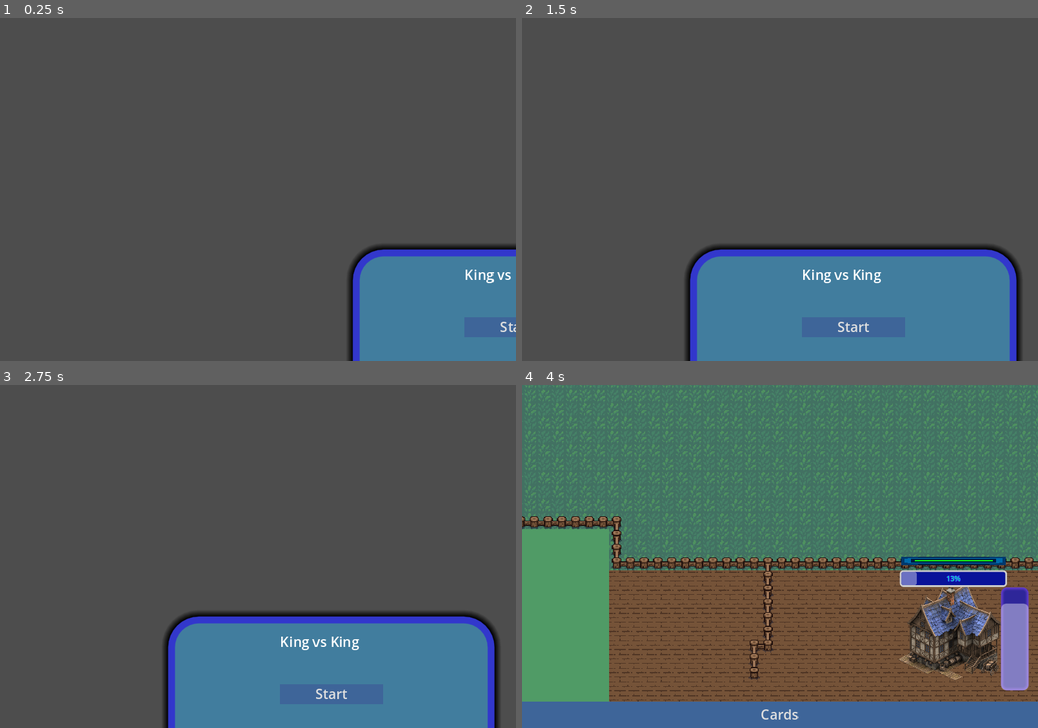
Above: before the commit, frames 1-4 (two rows, left to right).
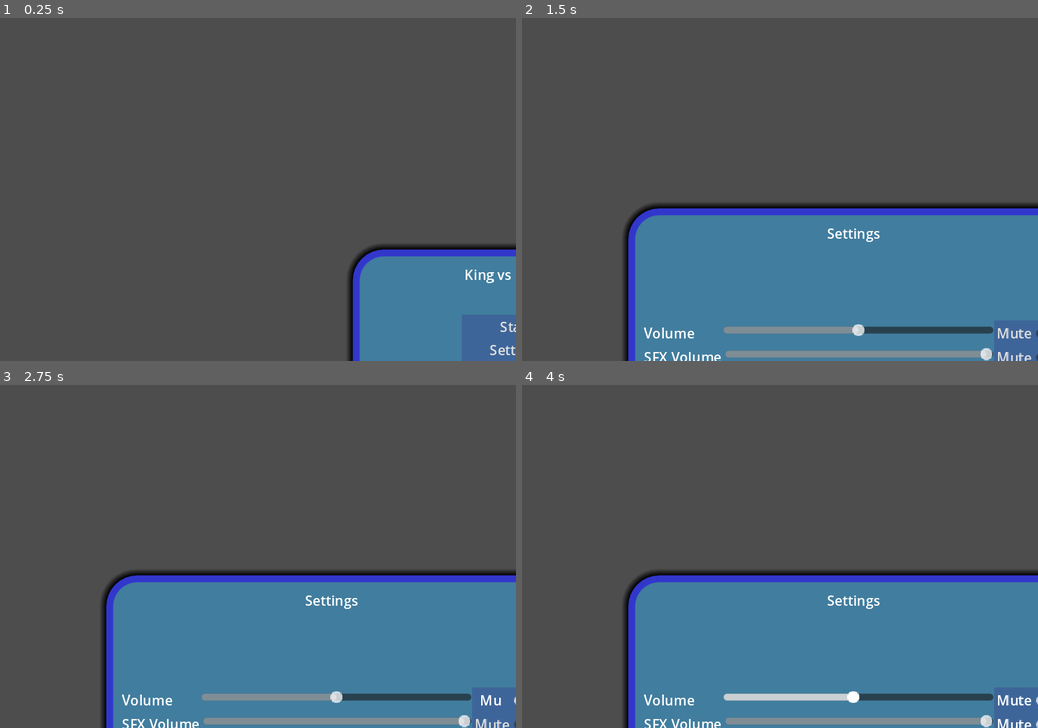
Above: after the commit, the same moments.

Repository: SiTOTG/KingVsKing
Game: Godot game, scene res://main_menu/main_menu.tscn
Two runs of this game, one before a commit and one after it. Both use one fixed random seed, a clock stepped at 60 frames per second and the inputs below.
Inputs (mouse positions are in pixels of both pictures, inside the frame that each line leads up to):
- Up to frame 1 (0.25 s): no input
- Up to frame 2 (1.5 s): tap Enter at 0.5 s; move the mouse to (893, 172) at 0.52 s; hold Right (ui_right) 0.53-1.25 s; tap Middle mouse button (drag) at 0.6 s; click (893, 172) at 0.67 s; click (857, 350) at 1.25 s, where only the run after the commit has a clickable "Settings"
- Up to frame 3 (2.75 s): click (505, 700) at 2 s, where only the run after the commit has a clickable "Mute"
- Up to frame 4 (4 s): click (1027, 724) at 2.75 s, where only the run after the commit has a clickable "Mute"; click "Start" at 3.5 s

The runs differ from the first frame. In frame 1, less than 0.1% of the frame differs, in the area x 95-100%, y 95-99%; in frame 2, 21%; in frame 3, 21%; in frame 4, 95%, in the area x 0-100%, y 0-100%.
Error before the commit: Invalid call. Nonexistent function 'get_mesh' in base 'NavigationPolygon'. (res://world/world.gd:19)

Commit message:
Add BGM, sfx and settings screen
Closes #11

Diff:
--- /dev/null
+++ b/bgm.tscn
@@ -0,0 +1,8 @@
+[gd_scene load_steps=2 format=3 uid="uid://bwt5ejv6ukm7b"]
+
+[ext_resource type="AudioStream" uid="uid://wsc00huixfwh" path="res://assets/bgm/One-Bard-Band.mp3" id="1_20dqj"]
+
+[node name="BGM" type="AudioStreamPlayer"]
+stream = ExtResource("1_20dqj")
+autoplay = true
+bus = &"BGM"
--- a/creatures/footman.gd
+++ b/creatures/footman.gd
@@ -1,6 +1,7 @@
 extends Creature
 
 @onready var animation_tree: AnimationTree = $AnimationTree
+@onready var sfx = $SwordSFX
 
 func _idle():
 	animation_tree.set("parameters/Movement/current", IDLE)
@@ -10,6 +11,7 @@
 
 func _attack():
 	animation_tree.set("parameters/Attack/active", true)
+	sfx.play()
 
 func _update_direction():
 	animation_tree.set("parameters/IdleDirection/blend_position", direction)
--- a/creatures/footman.tscn
+++ b/creatures/footman.tscn
@@ -1,7 +1,8 @@
-[gd_scene load_steps=35 format=3 uid="uid://ywlcclxvc1hc"]
+[gd_scene load_steps=36 format=3 uid="uid://ywlcclxvc1hc"]
 
 [ext_resource type="PackedScene" uid="uid://c88emyaqb8i1o" path="res://creatures/creature.tscn" id="1_l3fq6"]
 [ext_resource type="Script" path="res://creatures/footman.gd" id="2_rsvk1"]
+[ext_resource type="PackedScene" uid="uid://dg4ccg2xvb2ef" path="res://creatures/sfx/attack/sword_sfx.tscn" id="3_mc2m3"]
 
 [sub_resource type="Animation" id="Animation_0p0mc"]
 resource_name = "AttackDown"
@@ -530,3 +531,5 @@
 parameters/IdleDirection/blend_position = Vector2(0.5, -1)
 parameters/MoveDirection/blend_position = Vector2(0.5, -1)
 parameters/Movement/current = 0
+
+[node name="SwordSFX" parent="." index="8" instance=ExtResource("3_mc2m3")]
--- /dev/null
+++ b/creatures/sfx/attack/sword_sfx.tscn
@@ -0,0 +1,19 @@
+[gd_scene load_steps=5 format=3 uid="uid://dg4ccg2xvb2ef"]
+
+[ext_resource type="AudioStream" uid="uid://6yyoggwfuehw" path="res://assets/sfx/attack/sword/sword1.wav" id="1_mdpu3"]
+[ext_resource type="AudioStream" uid="uid://cxfuj160a6bdo" path="res://assets/sfx/attack/sword/sword2.wav" id="2_ey2mi"]
+[ext_resource type="AudioStream" uid="uid://2ly7pt56i85l" path="res://assets/sfx/attack/sword/sword3.wav" id="3_eceiv"]
+
+[sub_resource type="AudioStreamRandomizer" id="AudioStreamRandomizer_oxsld"]
+streams_count = 3
+stream_0/stream = ExtResource("1_mdpu3")
+stream_0/weight = 1.0
+stream_1/stream = ExtResource("2_ey2mi")
+stream_1/weight = 1.0
+stream_2/stream = ExtResource("3_eceiv")
+stream_2/weight = 1.0
+
+[node name="SwordSFX" type="AudioStreamPlayer2D"]
+stream = SubResource("AudioStreamRandomizer_oxsld")
+volume_db = -16.877
+bus = &"SFX"
--- a/creatures/skeleton.tscn
+++ b/creatures/skeleton.tscn
@@ -1,9 +1,10 @@
-[gd_scene load_steps=25 format=3 uid="uid://b77yrfd22bqbp"]
+[gd_scene load_steps=26 format=3 uid="uid://b77yrfd22bqbp"]
 
 [ext_resource type="PackedScene" uid="uid://c88emyaqb8i1o" path="res://creatures/creature.tscn" id="1_w8qxl"]
 [ext_resource type="Texture2D" uid="uid://bjnxiu7eutrg3" path="res://assets/placeholder/sprites/characters/skeleton.png" id="2_qirmw"]
 [ext_resource type="Script" path="res://creatures/skeleton.gd" id="2_v6mvk"]
 [ext_resource type="Resource" uid="uid://biumvnw48htm3" path="res://creatures/skeleton_stats.tres" id="3_frlx6"]
+[ext_resource type="PackedScene" uid="uid://dg4ccg2xvb2ef" path="res://creatures/sfx/attack/sword_sfx.tscn" id="5_0tsuv"]
 
 [sub_resource type="Animation" id="Animation_k0s5x"]
 resource_name = "AttackLeft"
@@ -385,3 +386,5 @@
 parameters/IdleDirection/blend_position = 1.0
 parameters/MoveState/current = 0
 parameters/WalkDirection/blend_position = 1.0
+
+[node name="SwordSFX" parent="." index="8" instance=ExtResource("5_0tsuv")]
--- /dev/null
+++ b/default_bus_layout.tres
@@ -0,0 +1,16 @@
+[gd_resource type="AudioBusLayout" format=3 uid="uid://bxdsnu8pbp838"]
+
+[resource]
+bus/0/volume_db = -21.0931
+bus/1/name = &"SFX"
+bus/1/solo = false
+bus/1/mute = false
+bus/1/bypass_fx = false
+bus/1/volume_db = -10.9863
+bus/1/send = &"Master"
+bus/2/name = &"BGM"
+bus/2/solo = false
+bus/2/mute = false
+bus/2/bypass_fx = false
+bus/2/volume_db = 0.0
+bus/2/send = &"Master"
--- a/default_theme.tres
+++ b/default_theme.tres
@@ -1,9 +1,13 @@
-[gd_resource type="Theme" load_steps=10 format=3 uid="uid://cp4mrnacmhcin"]
+[gd_resource type="Theme" load_steps=5 format=3 uid="uid://cp4mrnacmhcin"]
 
-[sub_resource type="StyleBoxFlat" id="StyleBoxFlat_1jelt"]
+[sub_resource type="StyleBoxFlat" id="StyleBoxFlat_1xbkg"]
 bg_color = Color(0.243137, 0.396078, 0.6, 1)
+expand_margin_left = 3.0
+expand_margin_top = 3.0
+expand_margin_right = 3.0
+expand_margin_bottom = 3.0
 
-[sub_resource type="StyleBoxFlat" id="StyleBoxFlat_y7lhp"]
+[sub_resource type="StyleBoxFlat" id="StyleBoxFlat_u1h45"]
 bg_color = Color(0.180392, 0.14902, 0.6, 1)
 border_width_left = 4
 border_width_top = 4
@@ -16,46 +20,7 @@
 corner_radius_bottom_right = 6
 corner_radius_bottom_left = 6
 
-[sub_resource type="Gradient" id="Gradient_1p77c"]
-offsets = PackedFloat32Array(0.0745921, 0.400932, 0.748252)
-colors = PackedColorArray(0, 0, 0, 1, 0.246094, 0.246094, 0.246094, 1, 1, 1, 1, 1)
-
-[sub_resource type="GradientTexture1D" id="GradientTexture1D_byftc"]
-gradient = SubResource("Gradient_1p77c")
-
-[sub_resource type="StyleBoxFlat" id="StyleBoxFlat_ph441"]
-bg_color = Color(0.14902, 0.305882, 0.6, 1)
-border_width_left = 3
-border_width_top = 3
-border_width_right = 2
-border_width_bottom = 3
-corner_radius_top_left = 7
-corner_radius_top_right = 7
-corner_radius_bottom_right = 7
-corner_radius_bottom_left = 7
-corner_detail = 12
-expand_margin_top = 9.0
-expand_margin_bottom = 9.0
-
-[sub_resource type="StyleBoxFlat" id="StyleBoxFlat_d6xwd"]
-bg_color = Color(0.25098, 0.501961, 0.721569, 0.960784)
-border_width_left = 3
-border_width_top = 3
-border_width_right = 2
-border_width_bottom = 3
-corner_radius_top_left = 7
-corner_radius_top_right = 7
-corner_radius_bottom_right = 7
-corner_radius_bottom_left = 7
-corner_detail = 12
-expand_margin_top = 9.0
-expand_margin_bottom = 9.0
-
-[sub_resource type="StyleBoxFlat" id="StyleBoxFlat_32u78"]
-bg_color = Color(0.6, 0.0509804, 0.0980392, 1)
-border_color = Color(0.8, 0.333333, 0.435294, 1)
-
-[sub_resource type="StyleBoxFlat" id="StyleBoxFlat_g8i6a"]
+[sub_resource type="StyleBoxFlat" id="StyleBoxFlat_wcedd"]
 bg_color = Color(0.254902, 0.490196, 0.619608, 1)
 border_width_left = 8
 border_width_top = 8
@@ -89,22 +54,21 @@
 expand_margin_bottom = 4.0
 
 [resource]
-Button/styles/normal = SubResource("StyleBoxFlat_1jelt")
+Button/styles/focus = SubResource("StyleBoxFlat_1xbkg")
+Button/styles/hover = SubResource("StyleBoxFlat_1xbkg")
+Button/styles/normal = SubResource("StyleBoxFlat_1xbkg")
+Button/styles/pressed = SubResource("StyleBoxFlat_1xbkg")
 CardLoadProgressBar/base_type = &"ProgressBar"
 CardLoadProgressBar/colors/font_color = Color(0, 0, 0, 0)
 CardLoadProgressBar/colors/font_outline_color = Color(0, 0, 0, 0)
 CardLoadProgressBar/colors/font_shadow_color = Color(0, 0, 0, 0)
 CardLoadProgressBar/constants/outline_size = 0
-CardLoadProgressBar/styles/background = SubResource("StyleBoxFlat_y7lhp")
-HSlider/icons/tick = SubResource("GradientTexture1D_byftc")
-HSlider/styles/grabber_area = SubResource("StyleBoxFlat_ph441")
-HSlider/styles/grabber_area_highlight = SubResource("StyleBoxFlat_d6xwd")
-HSlider/styles/slider = SubResource("StyleBoxFlat_32u78")
-PanelContainer/styles/panel = SubResource("StyleBoxFlat_g8i6a")
+CardLoadProgressBar/styles/background = SubResource("StyleBoxFlat_u1h45")
+PanelContainer/styles/panel = SubResource("StyleBoxFlat_wcedd")
 ProgressBar/colors/font_color = Color(0, 0.94902, 0.666667, 1)
 ProgressBar/colors/font_outline_color = Color(0.223529, 0.137255, 1, 1)
 ProgressBar/constants/outline_size = 5
-ProgressBar/styles/background = SubResource("StyleBoxFlat_qjcog")
+ProgressBar/styles/background = SubResource("StyleBoxFlat_i1xqi")
 TitleLabel/colors/font_color = Color(0.870588, 0.443137, 0.45098, 1)
 TitleLabel/colors/font_outline_color = Color(0, 0, 0, 1)
 TitleLabel/constants/outline_size = 3
--- a/events.gd
+++ b/events.gd
@@ -4,6 +4,7 @@
 signal finish_card_activation_event()
 signal cancel_card_activation_event()
 signal confirm_card_activation_event()
+signal settings_changed_event(old_settings: Dictionary, new_settings: Dictionary)
 
 signal hover_tile_event(center_position: Vector2)
 
--- a/main_menu/main_menu.gd
+++ b/main_menu/main_menu.gd
@@ -2,3 +2,7 @@
 
 func _on_start_button_pressed():
 	get_tree().change_scene_to_file("res://world/world.tscn")
+
+
+func _on_settings_button_pressed():
+	$Settings.visible = true
--- a/main_menu/main_menu.tscn
+++ b/main_menu/main_menu.tscn
@@ -1,6 +1,7 @@
-[gd_scene load_steps=5 format=3 uid="uid://dbcfx1n6p5h0m"]
+[gd_scene load_steps=6 format=3 uid="uid://dbcfx1n6p5h0m"]
 
 [ext_resource type="Script" path="res://main_menu/main_menu.gd" id="1_m7y3b"]
+[ext_resource type="PackedScene" uid="uid://cx6j2qyk8kg43" path="res://ui/settings.tscn" id="2_0kdql"]
 
 [sub_resource type="GDScript" id="GDScript_epg62"]
 script/source = "class_name TitleLabel
@@ -23,7 +24,6 @@
 
 [node name="Camera2D" type="Camera2D" parent="."]
 anchor_mode = 0
-current = true
 
 [node name="MarginContainer" type="MarginContainer" parent="."]
 anchors_preset = -1
@@ -74,4 +74,18 @@
 button_group = SubResource("ButtonGroup_0t8qw")
 text = "Start"
 
+[node name="SettingsButton" type="Button" parent="MarginContainer/PanelContainer/MarginContainer/VBoxContainer"]
+custom_minimum_size = Vector2(120, 0)
+offset_left = 54.0
+offset_top = 123.0
+offset_right = 174.0
+offset_bottom = 146.0
+size_flags_horizontal = 4
+button_group = SubResource("ButtonGroup_0t8qw")
+text = "Settings"
+
+[node name="Settings" parent="." instance=ExtResource("2_0kdql")]
+visible = false
+
 [connection signal="pressed" from="MarginContainer/PanelContainer/MarginContainer/VBoxContainer/StartButton" to="." method="_on_start_button_pressed"]
+[connection signal="pressed" from="MarginContainer/PanelContainer/MarginContainer/VBoxContainer/SettingsButton" to="." method="_on_settings_button_pressed"]
--- a/player/spawner.gd
+++ b/player/spawner.gd
@@ -48,7 +48,7 @@
 	creature.enemy_layer = enemy_layer
 	creature.friendly_layer = friendly_layer
 	creature.tree_exited.connect(decrease_spawned)
-	get_tree().root.add_child(creature)
+	get_parent().add_child(creature)
 	spawned += 1
 
 func get_polygon() -> PackedVector2Array:
--- a/project.godot
+++ b/project.godot
@@ -110,6 +110,7 @@
 DebugCamera="*res://debug/debug_camera.tscn"
 Events="*res://events.gd"
 ReferenceStash="*res://reference_stash.gd"
+Bgm="*res://bgm.tscn"
 
 [debug]
 
--- /dev/null
+++ b/ui/settings.gd
@@ -0,0 +1,116 @@
+extends Control
+
+var settings_file = "user://settings.json"
+
+var full_load = true
+
+var settings: Dictionary = {}
+
+const default_settings = {
+	"bgm_volume": 0,
+	"master_volume": -15,
+	"mute_bgm": false,
+	"mute_master": false,
+	"mute_sfx": false,
+	"sfx_volume": 0
+}
+
+@onready var volume_value = %VolumeValue
+@onready var sfx_volume_value = %SFXVolumeValue
+@onready var mute_master = %MuteMaster
+@onready var mute_sfx = %MuteSFX
+@onready var bgm_volume_value = %BGMVolumeValue
+@onready var mute_bgm = %MuteBGM
+
+const MIN_VOLUME_MASTER = -40
+const MAX_VOLUME_MASTER = 10
+
+const MIN_VOLUME_SFX = -30
+const MAX_VOLUME_SFX = 0
+
+const MIN_VOLUME_BGM = -30
+const MAX_VOLUME_BGM = 0
+
+enum {
+	BUS_SFX
+}
+
+func _ready():
+	volume_value.min_value = MIN_VOLUME_MASTER
+	volume_value.max_value = MAX_VOLUME_MASTER
+	sfx_volume_value.min_value = MIN_VOLUME_SFX
+	sfx_volume_value.max_value = MAX_VOLUME_SFX
+	bgm_volume_value.min_value = MIN_VOLUME_BGM
+	bgm_volume_value.max_value = MAX_VOLUME_BGM
+	full_load = true
+	load_settings()
+
+func load_settings():
+	if not FileAccess.file_exists(settings_file):
+		print("Settings file not found, creating...")
+		var file: FileAccess = FileAccess.open(settings_file, FileAccess.WRITE)
+		file.store_string(JSON.stringify(default_settings, "\t"))
+		settings = default_settings.duplicate(true)
+	else:
+		var file: FileAccess = FileAccess.open(settings_file, FileAccess.READ)
+		settings = JSON.parse_string(file.get_as_text())
+
+	reset_ui()
+
+	Events.settings_changed_event.emit({}, settings)
+	full_load = false
+
+func reset_ui():
+	volume_value.value = settings.master_volume
+	mute_master.button_pressed = settings.mute_master
+	sfx_volume_value.value = settings.sfx_volume
+	mute_sfx.button_pressed = settings.mute_sfx
+	bgm_volume_value.value = settings.bgm_volume
+	mute_bgm.button_pressed = settings.mute_bgm
+
+func _on_apply_button_pressed():
+	var old_settings = settings.duplicate(true)
+	settings.master_volume = volume_value.value
+	settings.mute_master = mute_master.button_pressed
+	settings.sfx_volume = sfx_volume_value.value
+	settings.mute_sfx = mute_sfx.button_pressed
+	settings.bgm_volume = bgm_volume_value.value
+	settings.mute_bgm = mute_bgm.button_pressed
+	var file = FileAccess.open(settings_file, FileAccess.WRITE)
+	file.store_string(JSON.stringify(settings, "\t"))
+	Events.settings_changed_event.emit(old_settings, settings)
+
+func _on_reset_button_pressed():
+	load_settings()
+
+func _on_volume_value_value_changed(value):
+	AudioServer.set_bus_volume_db(AudioServer.get_bus_index("Master"), value)
+
+func _on_sfx_volume_value_value_changed(value):
+	if not full_load and not $TestSFX.playing:
+		$TestSFX.playing = true
+	AudioServer.set_bus_volume_db(AudioServer.get_bus_index("SFX"), value)
+
+func _on_bgm_volume_value_value_changed(value):
+	AudioServer.set_bus_volume_db(AudioServer.get_bus_index("BGM"), value)
+
+func _on_mute_master_toggled(button_pressed):
+	AudioServer.set_bus_mute(AudioServer.get_bus_index("Master"), button_pressed)
+
+func _on_mute_sfx_toggled(button_pressed):
+	AudioServer.set_bus_mute(AudioServer.get_bus_index("SFX"), button_pressed)
+
+func _on_mute_bgm_toggled(button_pressed):
+	AudioServer.set_bus_mute(AudioServer.get_bus_index("Master"), button_pressed)
+
+
+func _on_close_button_pressed():
+	full_load = true
+	visible = false
+	load_settings()
+
+
+func _on_button_pressed():
+	settings = default_settings.duplicate(true)
+	full_load = true
+	reset_ui()
--- /dev/null
+++ b/ui/settings.tscn
@@ -0,0 +1,168 @@
+[gd_scene load_steps=7 format=3 uid="uid://cx6j2qyk8kg43"]
+
+[ext_resource type="Script" path="res://ui/settings.gd" id="1_3qus1"]
+[ext_resource type="AudioStream" uid="uid://6yyoggwfuehw" path="res://assets/sfx/attack/sword/sword1.wav" id="2_a8no0"]
+[ext_resource type="AudioStream" uid="uid://cxfuj160a6bdo" path="res://assets/sfx/attack/sword/sword2.wav" id="3_3dig6"]
+[ext_resource type="AudioStream" uid="uid://2ly7pt56i85l" path="res://assets/sfx/attack/sword/sword3.wav" id="4_jog2s"]
+
+[sub_resource type="GDScript" id="GDScript_sivvx"]
+script/source = "class_name TitleLabel
+extends Label
+
+"
+
+[sub_resource type="AudioStreamRandomizer" id="AudioStreamRandomizer_jjahm"]
+streams_count = 3
+random_pitch = 1.0
+random_volume_offset_db = 0.0
+stream_0/stream = ExtResource("2_a8no0")
+stream_0/weight = 1.0
+stream_1/stream = ExtResource("3_3dig6")
+stream_1/weight = 1.0
+stream_2/stream = ExtResource("4_jog2s")
+stream_2/weight = 1.0
+
+[node name="Settings" type="Control"]
+layout_mode = 3
+anchors_preset = 15
+anchor_right = 1.0
+anchor_bottom = 1.0
+grow_horizontal = 2
+grow_vertical = 2
+script = ExtResource("1_3qus1")
+
+[node name="Camera2D" type="Camera2D" parent="."]
+anchor_mode = 0
+current = true
+
+[node name="MarginContainer" type="MarginContainer" parent="."]
+layout_mode = 1
+anchors_preset = -1
+anchor_left = 0.2
+anchor_top = 0.2
+anchor_right = 0.8
+anchor_bottom = 0.8
+offset_left = -72.0
+offset_top = -48.0
+offset_right = 72.0
+offset_bottom = 48.0
+grow_horizontal = 2
+grow_vertical = 2
+
+[node name="PanelContainer" type="PanelContainer" parent="MarginContainer"]
+layout_mode = 2
+
+[node name="CenterContainer" type="CenterContainer" parent="MarginContainer/PanelContainer"]
+layout_mode = 2
+size_flags_vertical = 0
+
+[node name="Label" type="Label" parent="MarginContainer/PanelContainer/CenterContainer"]
+layout_mode = 2
+theme_type_variation = &"TitleLabel"
+text = "Settings"
+script = SubResource("GDScript_sivvx")
+
+[node name="VBoxContainer" type="VBoxContainer" parent="MarginContainer/PanelContainer"]
+layout_mode = 2
+size_flags_vertical = 4
+
+[node name="VolumeField" type="HBoxContainer" parent="MarginContainer/PanelContainer/VBoxContainer"]
+layout_mode = 2
+
+[node name="Label" type="Label" parent="MarginContainer/PanelContainer/VBoxContainer/VolumeField"]
+layout_mode = 2
+size_flags_horizontal = 3
+text = "Volume"
+
+[node name="VolumeValue" type="HSlider" parent="MarginContainer/PanelContainer/VBoxContainer/VolumeField"]
+unique_name_in_owner = true
+layout_mode = 2
+size_flags_horizontal = 3
+size_flags_stretch_ratio = 3.5
+
+[node name="MuteMaster" type="CheckButton" parent="MarginContainer/PanelContainer/VBoxContainer/VolumeField"]
+unique_name_in_owner = true
+layout_mode = 2
+text = "Mute"
+
+[node name="SFXVolumeField" type="HBoxContainer" parent="MarginContainer/PanelContainer/VBoxContainer"]
+layout_mode = 2
+
+[node name="Label" type="Label" parent="MarginContainer/PanelContainer/VBoxContainer/SFXVolumeField"]
+layout_mode = 2
+size_flags_horizontal = 3
+text = "SFX Volume"
+
+[node name="SFXVolumeValue" type="HSlider" parent="MarginContainer/PanelContainer/VBoxContainer/SFXVolumeField"]
+unique_name_in_owner = true
+layout_mode = 2
+size_flags_horizontal = 3
+size_flags_stretch_ratio = 3.5
+
+[node name="MuteSFX" type="CheckButton" parent="MarginContainer/PanelContainer/VBoxContainer/SFXVolumeField"]
+unique_name_in_owner = true
+layout_mode = 2
+text = "Mute"
+
+[node name="BGMVolumeField2" type="HBoxContainer" parent="MarginContainer/PanelContainer/VBoxContainer"]
+layout_mode = 2
+
+[node name="Label" type="Label" parent="MarginContainer/PanelContainer/VBoxContainer/BGMVolumeField2"]
+layout_mode = 2
+size_flags_horizontal = 3
+text = "BGM Volume"
+
+[node name="BGMVolumeValue" type="HSlider" parent="MarginContainer/PanelContainer/VBoxContainer/BGMVolumeField2"]
+unique_name_in_owner = true
+layout_mode = 2
+size_flags_horizontal = 3
+size_flags_stretch_ratio = 3.5
+
+[node name="MuteBGM" type="CheckButton" parent="MarginContainer/PanelContainer/VBoxContainer/BGMVolumeField2"]
+unique_name_in_owner = true
+layout_mode = 2
+text = "Mute"
+
+[node name="ButtonsMarginContainer" type="MarginContainer" parent="MarginContainer"]
+layout_mode = 2
+size_flags_horizontal = 8
+size_flags_vertical = 8
+theme_override_constants/margin_right = 19
+theme_override_constants/margin_bottom = 13
+
+[node name="HBoxContainer" type="HBoxContainer" parent="MarginContainer/ButtonsMarginContainer"]
+layout_mode = 2
+theme_override_constants/separation = 11
+
+[node name="ApplyButton" type="Button" parent="MarginContainer/ButtonsMarginContainer/HBoxContainer"]
+layout_mode = 2
+size_flags_horizontal = 3
+text = "Apply"
+
+[node name="CloseButton" type="Button" parent="MarginContainer/ButtonsMarginContainer/HBoxContainer"]
+layout_mode = 2
+size_flags_horizontal = 3
+text = "Close"
+
+[node name="ResetButton" type="Button" parent="MarginContainer/ButtonsMarginContainer/HBoxContainer"]
+layout_mode = 2
+text = "Restore"
+
+[node name="Button" type="Button" parent="MarginContainer/ButtonsMarginContainer/HBoxContainer"]
+layout_mode = 2
+text = "Default"
+
+[node name="TestSFX" type="AudioStreamPlayer" parent="."]
+stream = SubResource("AudioStreamRandomizer_jjahm")
+bus = &"SFX"
+
+[connection signal="value_changed" from="MarginContainer/PanelContainer/VBoxContainer/VolumeField/VolumeValue" to="." method="_on_volume_value_value_changed"]
+[connection signal="toggled" from="MarginContainer/PanelContainer/VBoxContainer/VolumeField/MuteMaster" to="." method="_on_mute_master_toggled"]
+[connection signal="value_changed" from="MarginContainer/PanelContainer/VBoxContainer/SFXVolumeField/SFXVolumeValue" to="." method="_on_sfx_volume_value_value_changed"]
+[connection signal="toggled" from="MarginContainer/PanelContainer/VBoxContainer/SFXVolumeField/MuteSFX" to="." method="_on_mute_sfx_toggled"]
+[connection signal="value_changed" from="MarginContainer/PanelContainer/VBoxContainer/BGMVolumeField2/BGMVolumeValue" to="." method="_on_bgm_volume_value_value_changed"]
+[connection signal="toggled" from="MarginContainer/PanelContainer/VBoxContainer/BGMVolumeField2/MuteBGM" to="." method="_on_mute_bgm_toggled"]
+[connection signal="pressed" from="MarginContainer/ButtonsMarginContainer/HBoxContainer/ApplyButton" to="." method="_on_apply_button_pressed"]
+[connection signal="pressed" from="MarginContainer/ButtonsMarginContainer/HBoxContainer/CloseButton" to="." method="_on_close_button_pressed"]
+[connection signal="pressed" from="MarginContainer/ButtonsMarginContainer/HBoxContainer/ResetButton" to="." method="_on_reset_button_pressed"]
+[connection signal="pressed" from="MarginContainer/ButtonsMarginContainer/HBoxContainer/Button" to="." method="_on_button_pressed"]
Not shown, added: assets/bgm/One-Bard-Band.mp3.import
Not shown, added: assets/placeholder/Tenacious D - Tribute cover in Late Latin (3rd - 5th century A.D) Bardcore_Medieval style-mmcI9v3YGfg.mp3.import
Not shown, added: assets/sfx/attack/sword/sword1.wav.import
Not shown, added: assets/sfx/attack/sword/sword2.wav.import
Not shown, added: assets/sfx/attack/sword/sword3.wav.import
Not shown: 1 places in default_theme.tres that only renumber resources
Not shown, added: assets/bgm/One-Bard-Band.mp3
Not shown, added: assets/sfx/attack/sword/sword1.wav
Not shown, added: assets/sfx/attack/sword/sword2.wav
Not shown, added: assets/sfx/attack/sword/sword3.wav
Not shown, added: people_to_attribute.md
